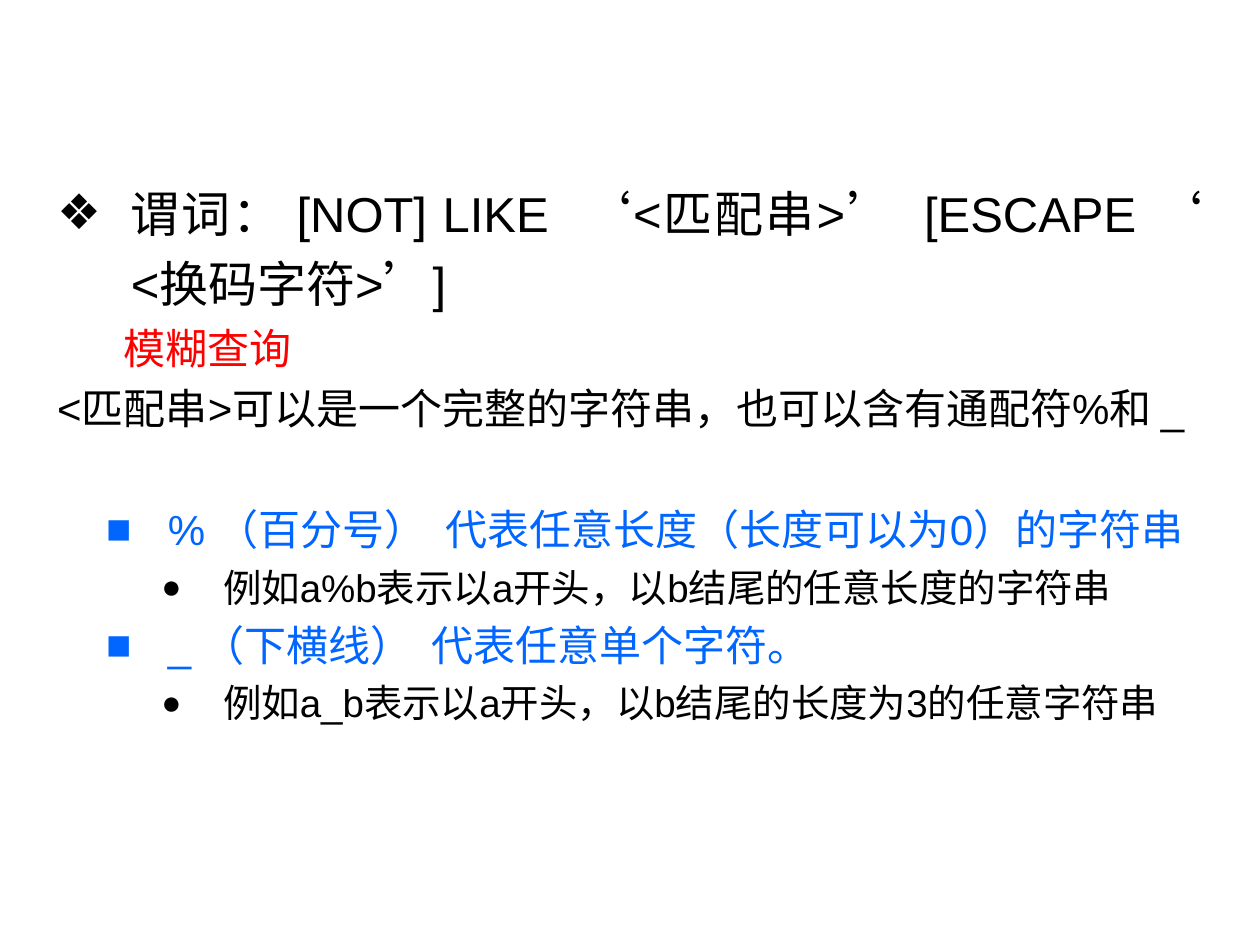
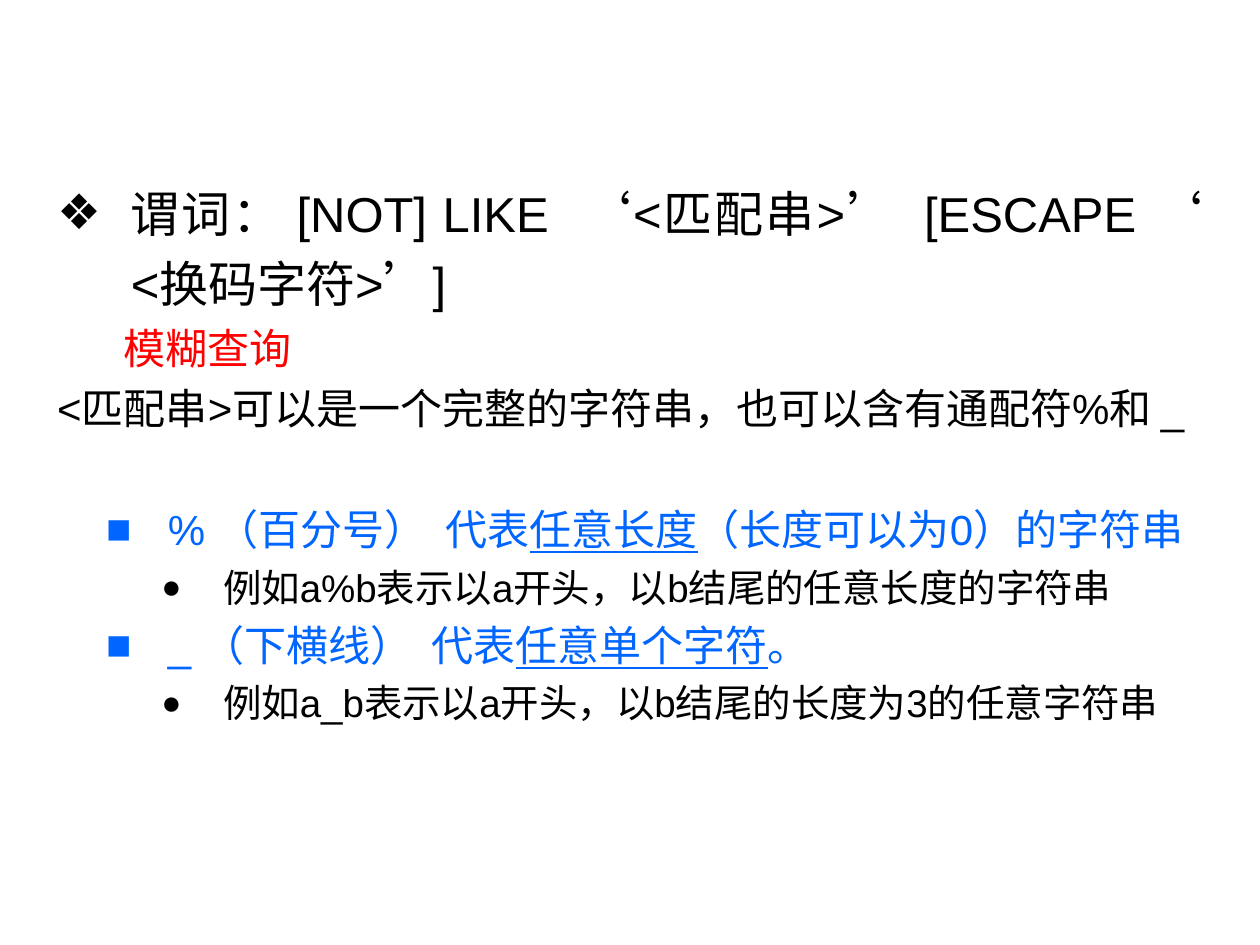
Before and after one commit to HBU/DataBase, a slide deck: slide 83 of PPT/PPT2020/DB第03章（1）-2020.pptx. Drawn at 1260x945 pixels with LibreOffice and Linux fonts; fonts in the diff are those of the drawing; background and template pictures are left out. Boxes give left, top, right and bottom in pixels: in the first picture for what was removed or moved away, otherwise in the second. Text is boxed around its words. In the diff, an @@ line names an element or a change of style, - is before the commit and + after.

```diff
--- a/PPT/PPT2020/DB第03章（1）-2020.pptx
+++ b/PPT/PPT2020/DB第03章（1）-2020.pptx
@@ text at (x1=203, y1=509, x2=1183, y2=669): underline on in "代表任意长度（长度可以为0）的字符串", "代表任意单个字符。" @@
```
Also in this commit, not shown: 5 other slides changed, 4 other files.
